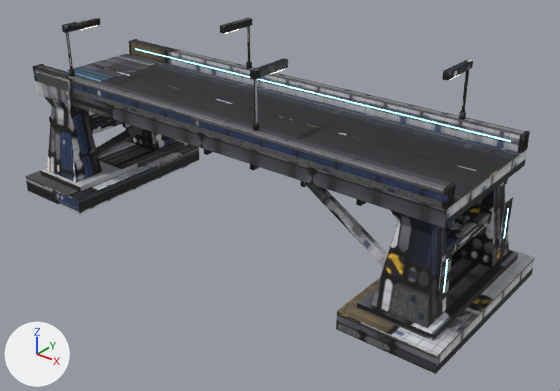
Renders of the glTF model models/建築/重製_天橋.glb from each side of a commit.
The view is the same before and after, from a camera (50 mm lens) standing at (25.0, -28.9, 20.5) and looking at (1.9, -0.1, 2.7). The lights are fixed; the arrows at lower left show +X, +Y and +Z. The picture after the commit comes second. Vertices at exactly the same position are counted once.

The older version as bpy lines, for what is in view:
```python
me_bridge_mesh = bpy.data.meshes.new('Bridge_Mesh')
me_bridge_mesh.from_pydata(...)  # 2524 vertices, 4708 faces; spans x -14.0..14.0, y -5.0..5.0, z 0.0..10.6
# faces by material slot: [4588, 72, 48]
me_bridge_mesh.materials.append(mat_m_bridge)  # picture img_bridge_basecolor
me_bridge_mesh.materials.append(mat_m_glow_001)  # blue #7cbcf3, glowing cyan #95e1ff
me_bridge_mesh.materials.append(mat_m_lamp_001)  # pale yellow #f3edda, glowing pale yellow #fff7e5
ob_bridge_mesh = bpy.data.objects.new('Bridge_Mesh', me_bridge_mesh)
ob_bridge_mesh.location = (0.0, 0.0, 0.0)
```
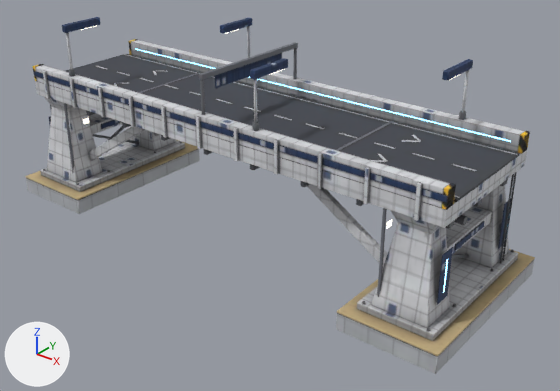
Patch to the scene script:
```diff
--- a/models/建築/重製_天橋.glb.py
+++ b/models/建築/重製_天橋.glb.py
@@ me_bridge_mesh @@
 # used by ob_bridge_mesh; location = (0.0, 0.0, 0.0)
-me_bridge_mesh.from_pydata(...)  # 2524 vertices, 4708 faces; spans x -14.0..14.0, y -5.0..5.0, z 0.0..10.6
+me_bridge_mesh.from_pydata(...)  # 5620 vertices, 10392 faces; spans x -14.0..14.0, y -5.0..5.0, z 0.0..10.6
+# me_bridge_mesh part 1: the loose piece of 24 vertices spanning x 13.0, y 2.6..3.5, z 2.2..4.6 is copied, and the copy is scaled about its middle by (1.81, 0.0344, 1.98), then moved by (0.1, -0.2, 0.3); it spans x 13.1, y 2.8..2.9, z 1.3..6.0
+# me_bridge_mesh part 2: the loose piece of 24 vertices spanning x 13.0, y 2.6..3.5, z 2.2..4.6 is copied, and the copy is scaled about its middle by (1.81, 0.0344, 1.98), then moved by (0.1, 0.2, 0.3); it spans x 13.1, y 3.1..3.2, z 1.3..6.0
+# me_bridge_mesh part 3: 22 vertices moved within x -13.2..13.2, y -3.7..3.7, z 2.6..10.2; 120 vertices removed from x -13.2..13.2, y -3.9..3.9, z 2.2..10.2; 2496 vertices added at x -13.2..13.2, y -4.3..4.3, z 1.0..9.8
+# me_bridge_mesh part 4: 3836 kept faces spanning x -14.0..14.0, y -5.0..5.0, z 0.0..10.6 get new texture (UV) coordinates
+# other edits to the shape of me_bridge_mesh do not show in these pictures
 me_bridge_mesh.materials.append(mat_m_bridge)
```

Changed parts and their boxes [x1, y1, x2, y2] in the pictures (560 x 391 px):
part 1 of me_bridge_mesh, added
    after: [500, 174, 514, 263]
part 2 of me_bridge_mesh, added
    after: [502, 172, 517, 260]
part 3 of me_bridge_mesh, built on
    before: [33, 26, 518, 305]
    after: [43, 26, 518, 331]
part 4 of me_bridge_mesh, surface changed (lighter)
    both: [25, 17, 535, 374]
